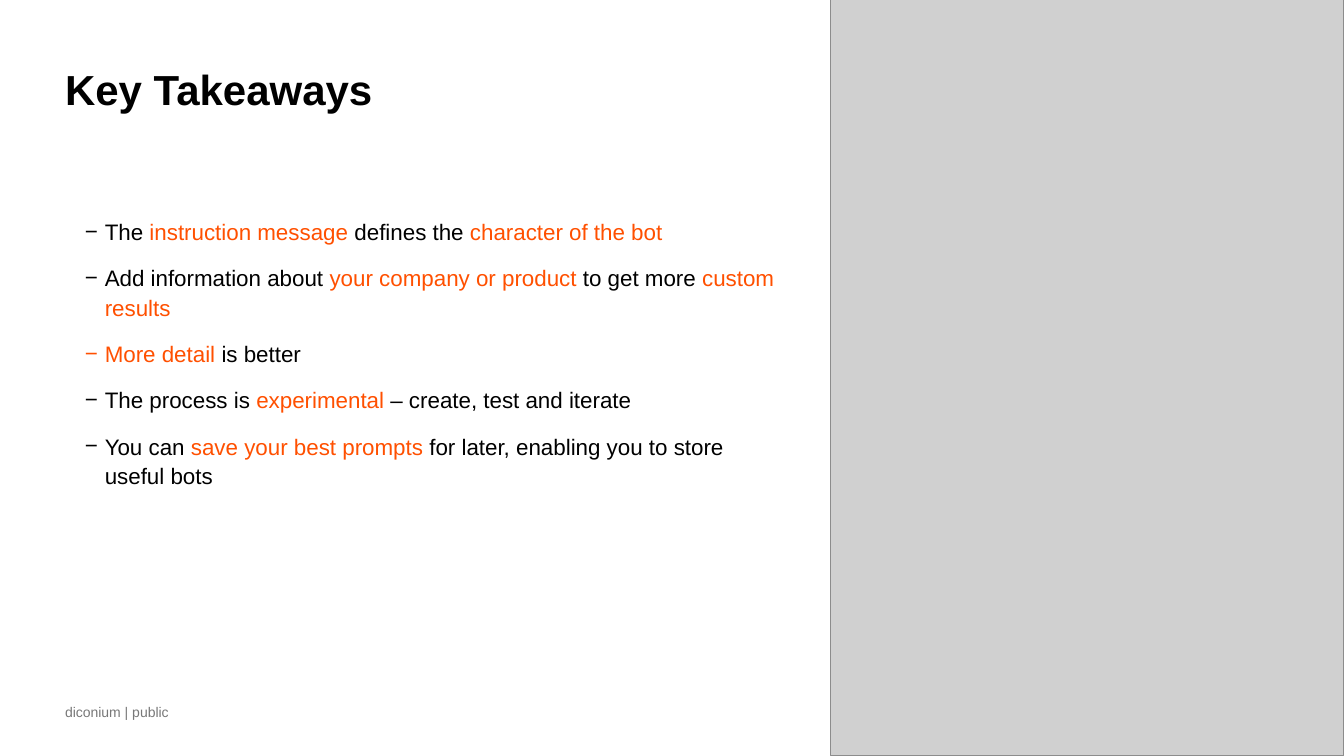
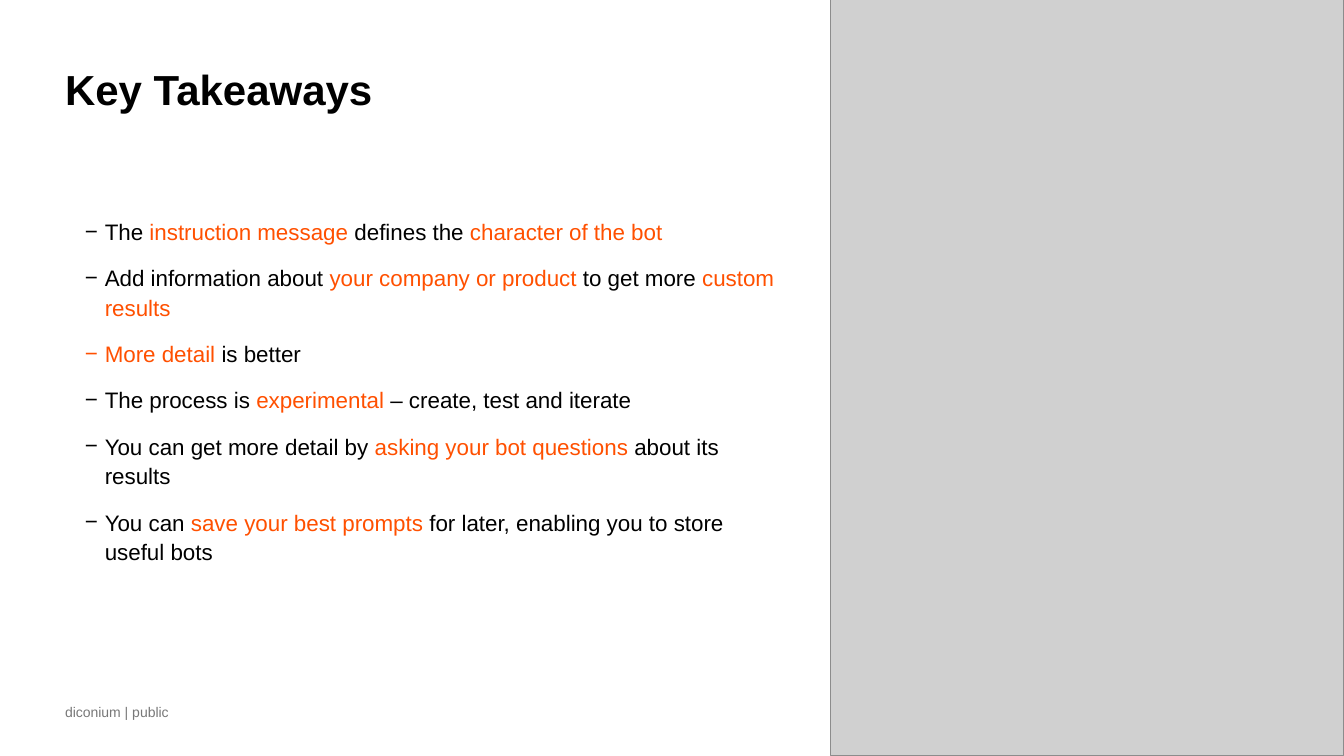
Before and after one commit to NeilSinclair/prompt_workshop, a slide deck: slide 14 of _site/slides/Prompt Engineering Workshop Cariad DX One.pptx. Drawn at 1344x756 pixels with LibreOffice and Linux fonts; fonts in the diff are those of the drawing; grey boxes stand for pictures; background and template pictures are left out. Boxes give left, top, right and bottom in pixels: in the first picture for what was removed or moved away, otherwise in the second. Text is boxed around its words. In the diff, an @@ line names an element or a change of style, - is before the commit and + after.

```diff
--- a/_site/slides/Prompt Engineering Workshop Cariad DX One.pptx
+++ b/_site/slides/Prompt Engineering Workshop Cariad DX One.pptx
@@ text at [105, 438, 718, 485]: paragraph added @@
+  − You can get more detail by asking your bot questions about its results
```
Also in this commit, not shown: 7 other files.
